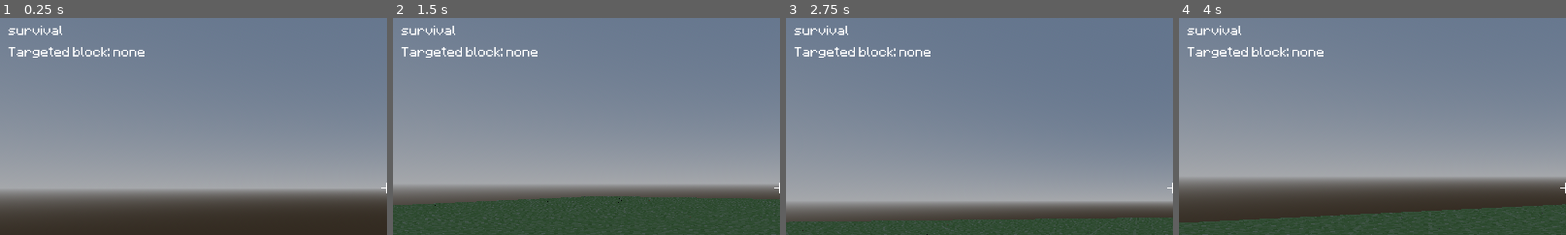
Above: before the commit, frames 1-4 (left to right).
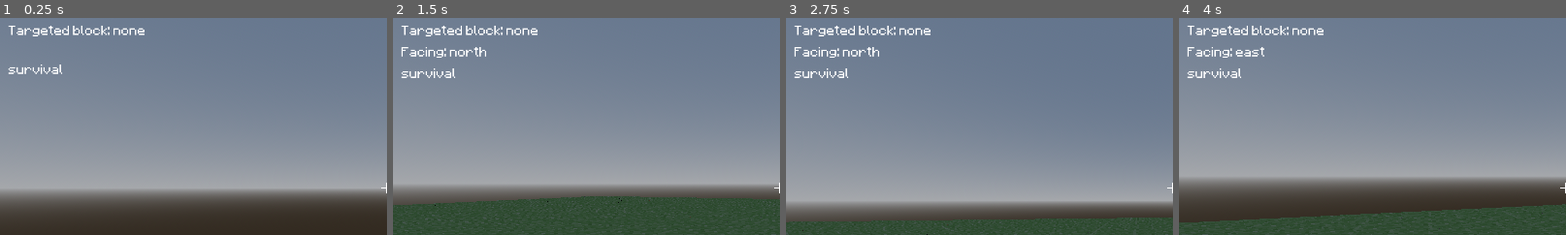
Above: after the commit, the same moments.

Repository: javier-adrian/voxel-gds
Game: Godot game, scene res://level.tscn
The game is run twice, just before and just after one commit, with the same random seed, the same clock (stepped at 60 frames per second) and the same inputs.
Inputs (mouse positions are % of the whole screen's width and height, from its top left):
- Up to frame 1 (0.25 s): no input
- Up to frame 2 (1.5 s): move the mouse to (55, 50) at 0.52 s; hold W (Forward) from 0.53 s (still down); click (55, 50) at 0.6 s; move the mouse to (45, 50) at 1.27 s; right-click (45, 50) at 1.35 s
- Up to frame 3 (2.75 s): keep holding W (Forward); move the mouse to (52, 48) at 2.02 s; hold Shift (Sprint) from 2.03 s (still down)
- Up to frame 4 (4 s): keep holding W (Forward); move the mouse to (49, 52) at 2.77 s; release Shift (Sprint) at 2.78 s; click (49, 52) at 2.85 s; move the mouse to (57, 51) at 3.52 s; right-click (57, 51) at 3.6 s
The pictures show only the part of the screen within x 0-50%, y 11-61%; the shares and areas given below are measured in that part.

The runs differ from the first frame. In frame 1, 1.5% of the frame differs, in the area x 2-38%, y 3-26%; in frame 2, 1.5%; in frame 3, 1.5%, in the area x 2-38%, y 3-28%; in frame 4, 1.5%.

Commit message:
add direction info to debug screen

Diff:
--- a/player.gd
+++ b/player.gd
@@ -13,11 +13,16 @@
 @export var fps: Label
 @export var gamemode: Label
 @export var targeted: Label
+@export var facing: Label
 @export var survival: bool
 
 var lookAngles = Vector2.ZERO
 
 var targetedBlock: String
+var looking_at: Vector2
+var directions := [Vector2.UP, Vector2.DOWN, Vector2.LEFT, Vector2.RIGHT]
+var distances : Array[float] = [0, 0, 0, 0]
+var directions_string := ["east", "west", "south", "north"]
 
 var sprintSpeed: float
 var playerSpeed: float
@@ -81,6 +86,13 @@
 			cam.rotate_x(deg_to_rad(-lookAngles.x))
 			camXRotation += lookAngles.x
 
+	looking_at = Vector2.RIGHT.rotated(round(head.rotation.y / TAU * 8) * TAU / 8).snapped(Vector2.ONE)
+
+	for i in len(directions):
+		distances[i] = directions[i].distance_to(looking_at)
+
+	facing.text = "Facing: %s" % str(directions_string[distances.find(distances.min())])
+
 func _process(delta):
 	highlighter.visible = RayCast.is_colliding()
 
--- a/player.tscn
+++ b/player.tscn
@@ -15,7 +15,7 @@
 material = SubResource("StandardMaterial3D_8j2cv")
 size = Vector3(1.01, 1.01, 1.01)
 
-[node name="Player" type="CharacterBody3D" node_paths=PackedStringArray("head", "cam", "RayCast", "highlighter", "coords", "fps", "gamemode", "targeted")]
+[node name="Player" type="CharacterBody3D" node_paths=PackedStringArray("head", "cam", "RayCast", "highlighter", "coords", "fps", "gamemode", "targeted", "facing")]
 script = ExtResource("1_g3lm8")
 jump = 8.5
 walkSpeed = 5.0
@@ -28,6 +28,7 @@
 fps = NodePath("UserInterface/MarginContainer/VBoxContainer/FPSLabel")
 gamemode = NodePath("UserInterface/MarginContainer/VBoxContainer/GameModeLabel")
 targeted = NodePath("UserInterface/MarginContainer/VBoxContainer/TargetedLabel")
+facing = NodePath("UserInterface/MarginContainer/VBoxContainer/FacingLabel")
 
 [node name="UserInterface" type="Control" parent="."]
 layout_mode = 3
@@ -85,11 +86,15 @@
 layout_mode = 2
 theme_override_fonts/font = ExtResource("2_8ggpf")
 
-[node name="GameModeLabel" type="Label" parent="UserInterface/MarginContainer/VBoxContainer"]
+[node name="TargetedLabel" type="Label" parent="UserInterface/MarginContainer/VBoxContainer"]
 layout_mode = 2
 theme_override_fonts/font = ExtResource("2_8ggpf")
 
-[node name="TargetedLabel" type="Label" parent="UserInterface/MarginContainer/VBoxContainer"]
+[node name="FacingLabel" type="Label" parent="UserInterface/MarginContainer/VBoxContainer"]
+layout_mode = 2
+theme_override_fonts/font = ExtResource("2_8ggpf")
+
+[node name="GameModeLabel" type="Label" parent="UserInterface/MarginContainer/VBoxContainer"]
 layout_mode = 2
 theme_override_fonts/font = ExtResource("2_8ggpf")
 
